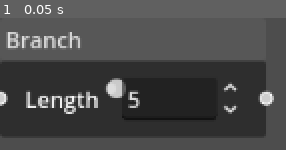
Above: before the commit, frame 1.
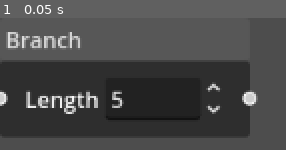
Above: after the commit, the same moment.

Repository: atirut-w/arborgen
Game: Godot game, scene res://graph_nodes/branch/branch.tscn
Two runs of this game, one before a commit and one after it. Both use one fixed random seed, a clock stepped at 60 frames per second and the inputs below. This scene is started directly instead of the project's main scene.
Inputs:
- Up to frame 1 (0.05 s): no input

The runs differ from the first frame. In frame 1, 5.9% of the frame differs, in the area x 37-96%, y 33-90%.

Commit message:
[Branch Node] Remove erroneous slider

Diff:
--- a/graph_nodes/branch/branch.tscn
+++ b/graph_nodes/branch/branch.tscn
@@ -19,9 +19,6 @@
 layout_mode = 2
 text = "Length"
 
-[node name="HSlider" type="HSlider" parent="HBoxContainer"]
-layout_mode = 2
-
 [node name="SpinBox" type="SpinBox" parent="HBoxContainer"]
 layout_mode = 2
 value = 5.0
